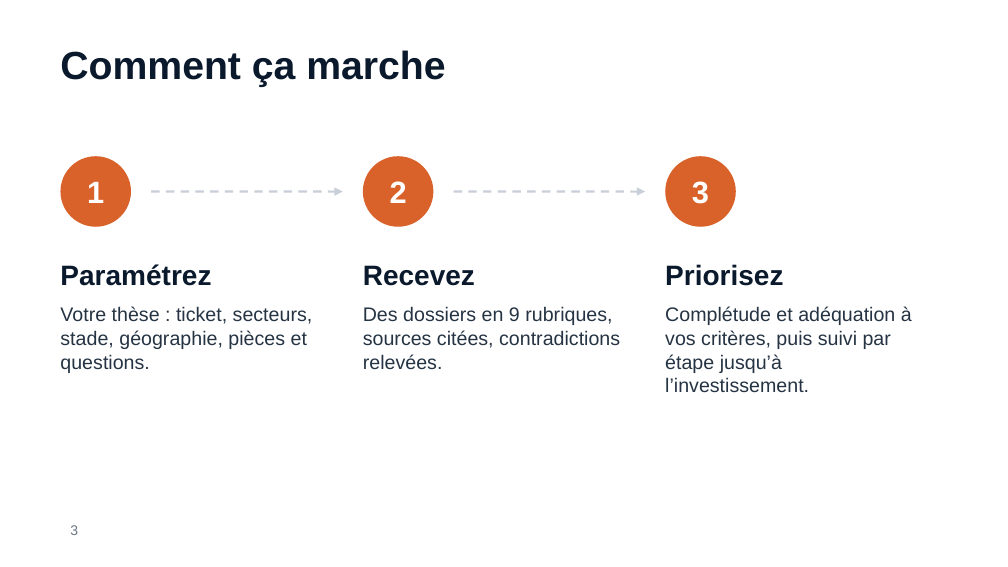
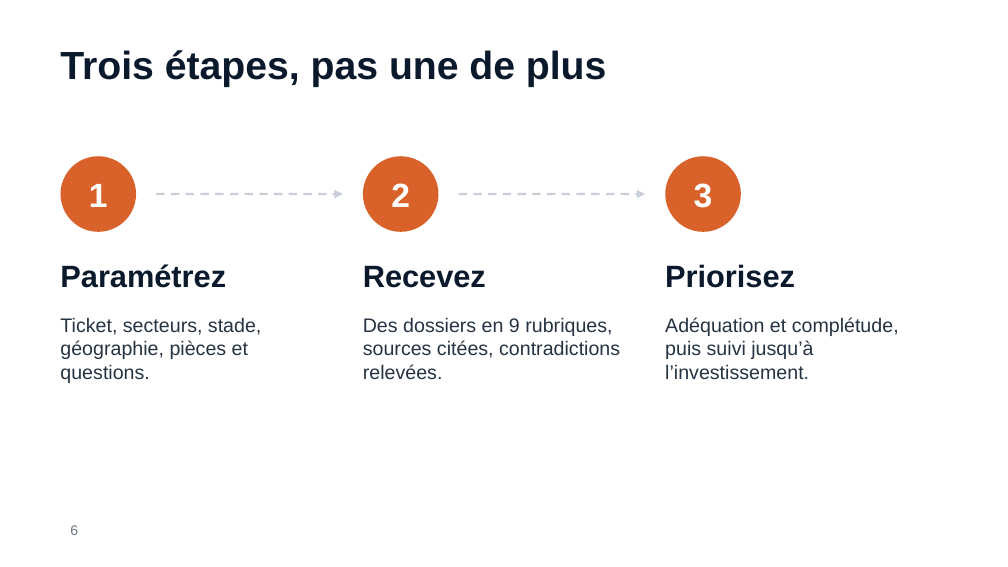
Before and after one commit to Nadir-DNA/fund-road, a slide deck: slide 6 of docs/presentations/fund-road-fonds.pptx (slide 3 before the commit). Drawn at 1008x567 pixels with LibreOffice and Linux fonts; fonts in the diff are those of the drawing; background and template pictures are left out. Boxes give left, top, right and bottom in pixels: in the first picture for what was removed or moved away, otherwise in the second. Text is boxed around its words. In the diff, an @@ line names an element or a change of style, - is before the commit and + after.

```diff
--- a/docs/presentations/fund-road-fonds.pptx
+++ b/docs/presentations/fund-road-fonds.pptx
@@ title at (60, 50, 606, 87): text changed @@
-Comment ça marche
+Trois étapes, pas une de plus
@@ size 22 to 24 pt in 3 elements at (391, 183, 410, 207), (694, 183, 713, 208), (89, 184, 108, 207) @@
@@ ellipse: place and size @@
-ellipse at (60, 156, 131, 227)
+ellipse at (60, 156, 136, 232)
@@ ellipse: place and size @@
-ellipse at (363, 156, 433, 227)
+ellipse at (363, 156, 438, 232)
@@ ellipse: place and size @@
-ellipse at (665, 156, 736, 227)
+ellipse at (665, 156, 741, 232)
@@ arrow moved from (151, 192) - (343, 192) to (156, 195) - (343, 195) @@
@@ arrow moved from (454, 192) - (645, 192) to (459, 195) - (645, 195) @@
@@ size 20 to 22 pt; vertical alignment middle to top in 3 elements at (60, 264, 226, 288), (363, 265, 486, 288), (665, 264, 795, 288) @@
@@ text at (60, 317, 261, 383): text changed @@
-Votre thèse : ticket, secteurs, stade, géographie, pièces et questions.
+Ticket, secteurs, stade, géographie, pièces et questions.
@@ text "Des dossiers en 9 rubriques, ...": place and size @@
-text "Des dossiers en 9 rubriques, ..." at (363, 306, 620, 369)
+text "Des dossiers en 9 rubriques, ..." at (363, 317, 620, 379)
@@ text at (665, 317, 899, 379): text changed @@
-Complétude et adéquation à vos critères, puis suivi par étape jusqu’à l’investissement.
+Adéquation et complétude, puis suivi jusqu’à l’investissement.
@@ page number at (70, 525, 78, 535): text changed @@
-3
+6
```
Also in this commit, not shown: 4 other slides changed, 4 slides added, 2 slides removed, 19 other files.
